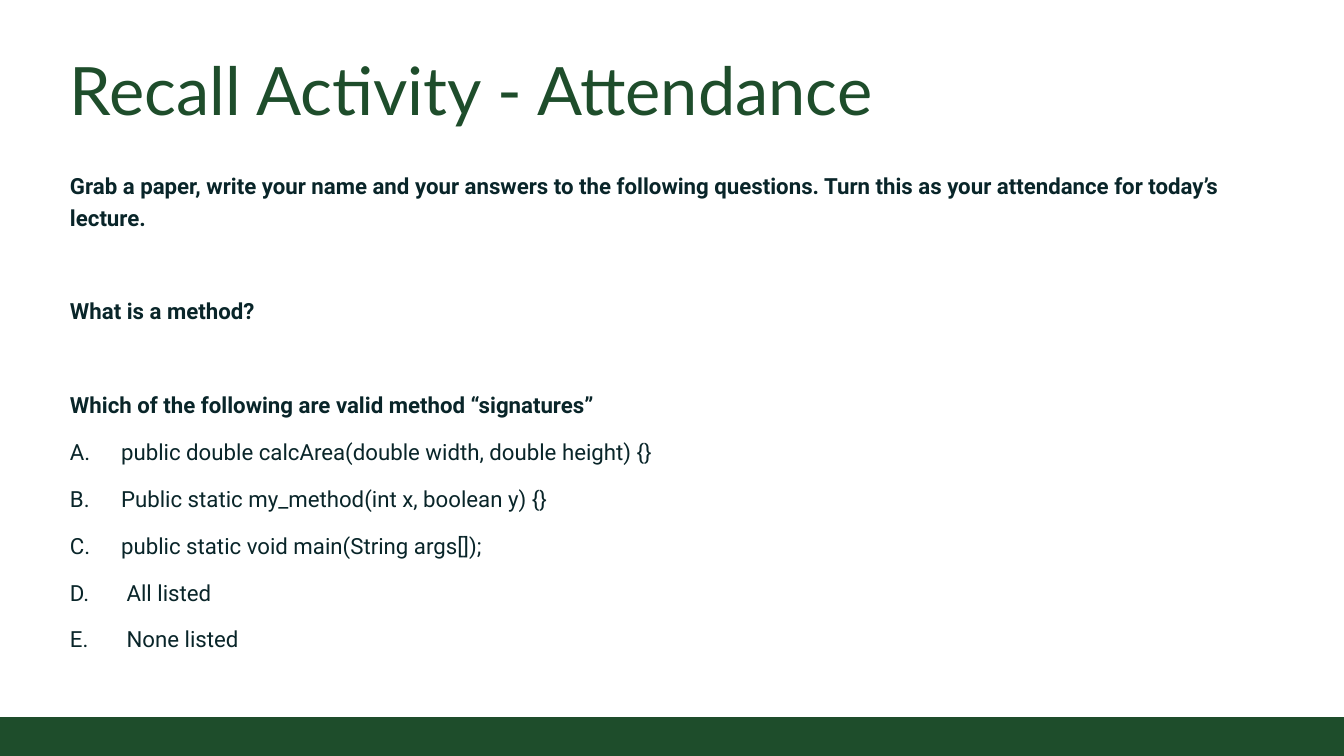
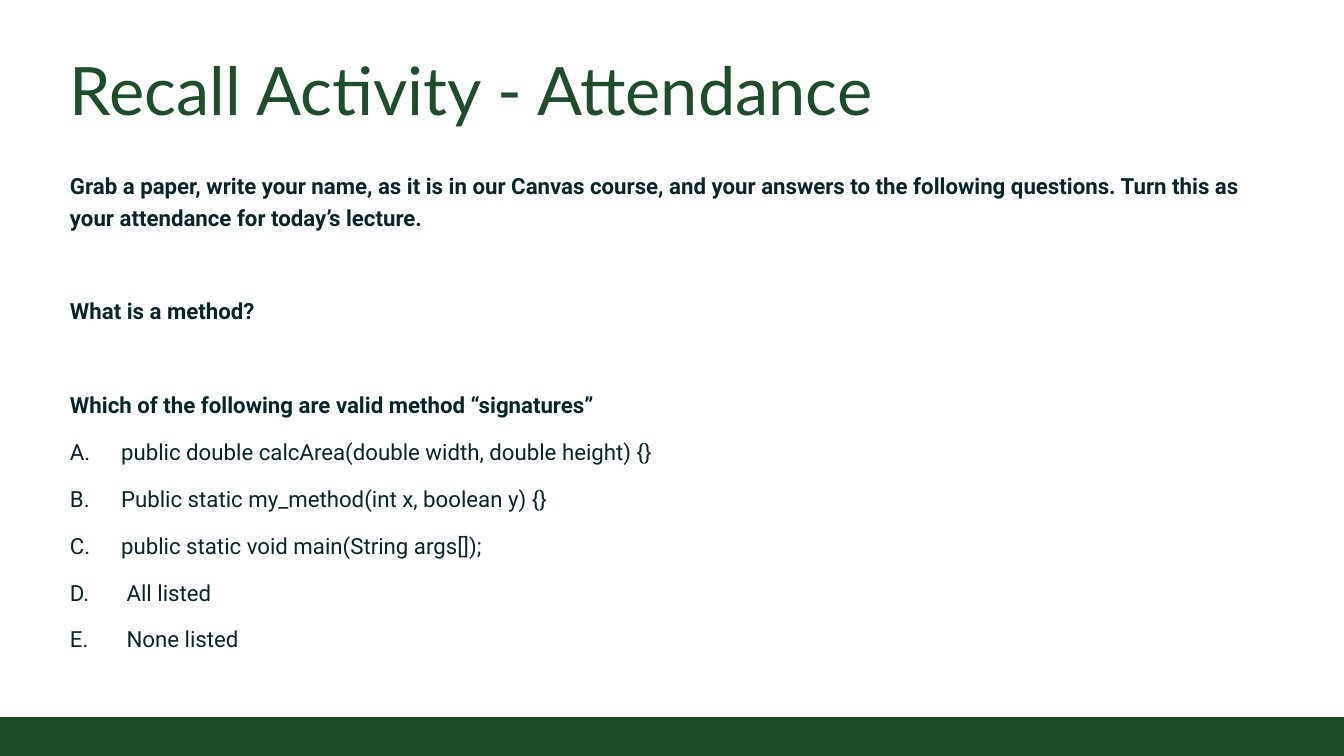
Before and after one commit to CSU-CompSci-CS163-4/Handouts, a slide deck: slide 3 of slides/On-Campus/02_02_ObjectsMethods.pptx. Drawn at 1344x756 pixels with LibreOffice and Linux fonts; fonts in the diff are those of the drawing; background and template pictures are left out. Boxes give left, top, right and bottom in pixels: in the first picture for what was removed or moved away, otherwise in the second. Text is boxed around its words. In the diff, an @@ line names an element or a change of style, - is before the commit and + after.

```diff
--- a/slides/On-Campus/02_02_ObjectsMethods.pptx
+++ b/slides/On-Campus/02_02_ObjectsMethods.pptx
@@ text at <box>70,177,1238,231</box>: text changed @@
-Grab a paper, write your name and your answers to the following questions. Turn this as your attendance for today’s lecture.
+Grab a paper, write your name, as it is in our Canvas course, and your answers to the following questions. Turn this as your attendance for today’s lecture.
```
Also in this commit, not shown: 4 other slides changed, 10 slides added, 5 slides removed.
